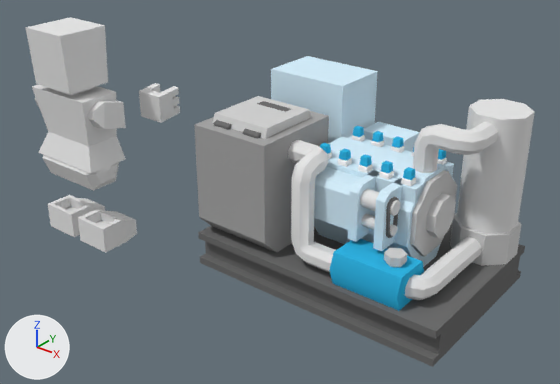
The Blender file scripts/processors/resources/conanbatterygenr.blend, before and after one commit.
One viewpoint serves both versions: a camera (50 mm lens) standing at (8.05, -12.86, 9.26) and looking at (-1.74, -0.64, 1.68). The axes (+X, +Y, +Z) are drawn at lower left. The lights are the same throughout. Objects named as collision shapes, trigger or cutter boxes, shadow casters or lower levels of detail are left out.

In view in the first picture: 'coal generator', 'player_base_Mesh.042'.
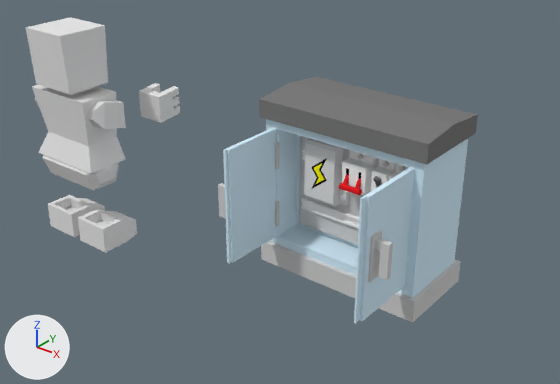
Location of each change, [x1, y1, x2, y2] in pixels of the pictures (560 x 384 px):
'coal generator', hidden
    before: [194, 56, 535, 367]
'elecricalbox', added
    after: [259, 77, 478, 323]
    faces in mat_blank (white #d7f1ff): [266, 119, 468, 298]
    faces in mat_csub_lightgray (grey #7c7c7c): [259, 77, 478, 165]
    faces in mat_gray (light grey #d3d3d3): [261, 136, 461, 323]
    faces in mat_lightgray (white #e7e7e7): [303, 136, 349, 206]
    faces in mat_white (white #ffffff): [301, 150, 409, 229]
'electricalBoxDoorOpen', added
    after: [218, 128, 414, 324]
    faces in mat_blank (white #d7f1ff): [223, 128, 414, 324]
    faces in mat_csub_dark_gray (light grey #d3d3d3): [218, 183, 393, 282]
    faces in mat_gray (light grey #d3d3d3): [275, 142, 279, 226]

What changed in the scene script:
```text
Add mat_yellow_no_glow:
    mat_yellow_no_glow = diffuse_material('yellow no glow')
    mat_yellow_no_glow.base_color = (1.0, 0.929, 0.00846)  # yellow #fff717
Add mat_red_no_glow:
    mat_red_no_glow = diffuse_material('red no glow')
    mat_red_no_glow.base_color = (0.8, 0.0165, 0.0195)  # red #e72326
Add me_cube_014:
    me_cube_014.from_pydata(...)  # 370 vertices, 242 faces; spans x -2.0..2.0, y -1.0..1.0, z 0.0..4.0
    me_cube_014.materials.append(mat_blank)  # white #d7f1ff
    me_cube_014.materials.append(mat_csub_lightgray)  # grey #7c7c7c
    me_cube_014.materials.append(mat_gray)  # light grey #d3d3d3
    me_cube_014.materials.append(mat_lightblack)  # grey #6f6f6f
    me_cube_014.materials.append(mat_white)  # white #ffffff
    me_cube_014.materials.append(mat_lightgray)  # white #e7e7e7
    me_cube_014.materials.append(mat_black)  # black #000000
    me_cube_014.materials.append(mat_yellow_no_glow)  # yellow #fff717
    me_cube_014.materials.append(mat_red_no_glow)  # red #e72326
Add me_cube_017:
    me_cube_017.from_pydata(...)  # 120 vertices, 95 faces; spans x -2.06..2.04, y -2.59..-0.88, z 0.7..3.3
    # faces by material slot: [23, 32, 40]
    me_cube_017.materials.append(mat_blank)  # white #d7f1ff
    me_cube_017.materials.append(mat_csub_dark_gray)  # light grey #d3d3d3
    me_cube_017.materials.append(mat_gray)  # light grey #d3d3d3
Change ob_coal_generator:
    add ob_coal_generator.hide_set(True)  # its collection is switched off
Add ob_elecricalbox:
    ob_elecricalbox = bpy.data.objects.new('elecricalbox', me_cube_014)
    ob_elecricalbox.location = (0.0, 0.0, 0.0)
Add ob_electricalboxdooropen:
    ob_electricalboxdooropen = bpy.data.objects.new('electricalBoxDoorOpen', me_cube_017)
    ob_electricalboxdooropen.location = (0.0, 0.0, 0.0)
```
